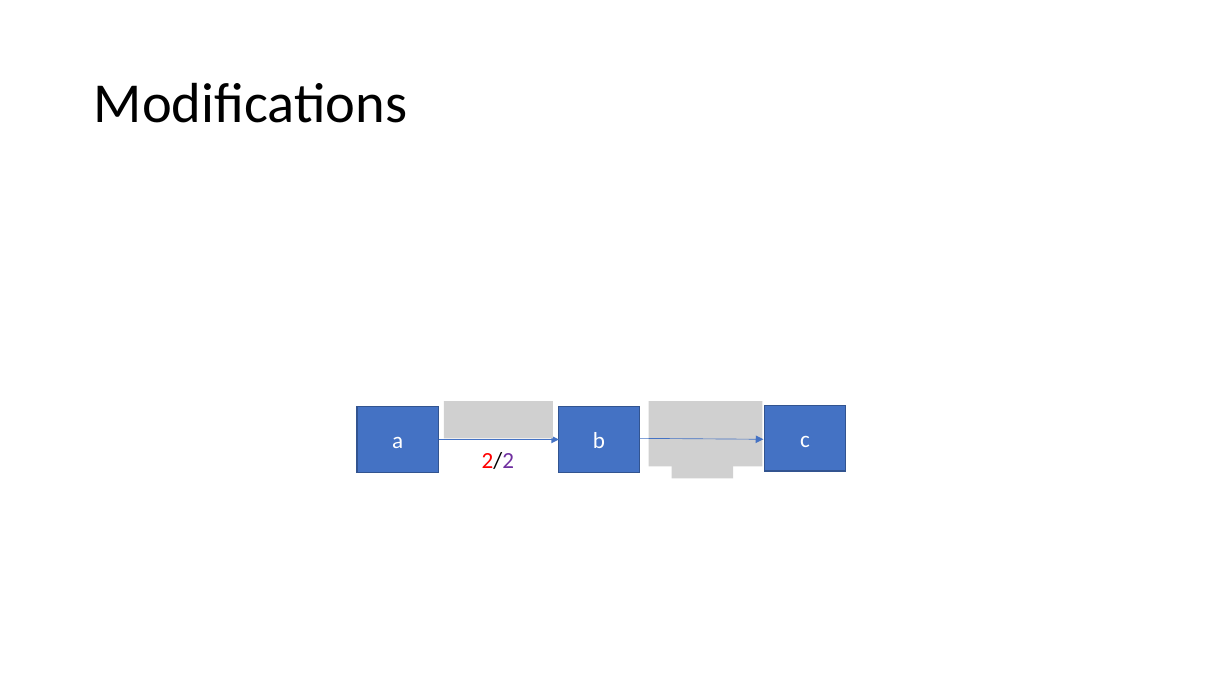
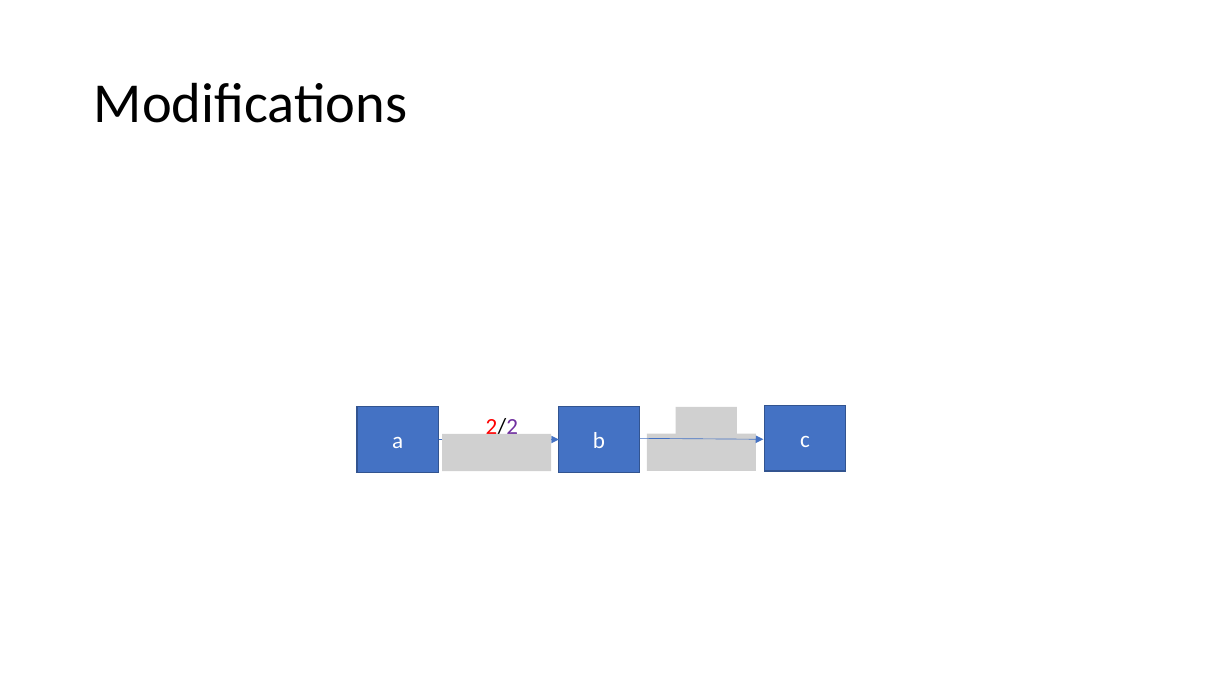
Before and after one commit to Speedphil544/Vortrag, a slide deck: slide 18 of MMCFP.pptx (slide 25 before the commit). Drawn at 1232x693 pixels with LibreOffice and Linux fonts; fonts in the diff are those of the drawing; grey boxes stand for pictures. Boxes give left, top, right and bottom in pixels: in the first picture for what was removed or moved away, otherwise in the second. Text is boxed around its words. In the diff, an @@ line names an element or a change of style, - is before the commit and + after.

```diff
--- a/MMCFP.pptx
+++ b/MMCFP.pptx
@@ picture removed at [444,401,553,438] @@
@@ text "2/2" rewrapped from [482,452,514,469] to [486,418,518,441] @@
@@ picture added at [676,408,737,445] @@
@@ picture added at [442,433,551,470] @@
@@ picture: place and size @@
-picture at [649,401,762,467]
+picture at [647,433,756,470]
@@ picture removed at [672,441,733,478] @@
```
Also in this commit, not shown: 5 other slides changed, 2 slides added, 8 slides removed.
